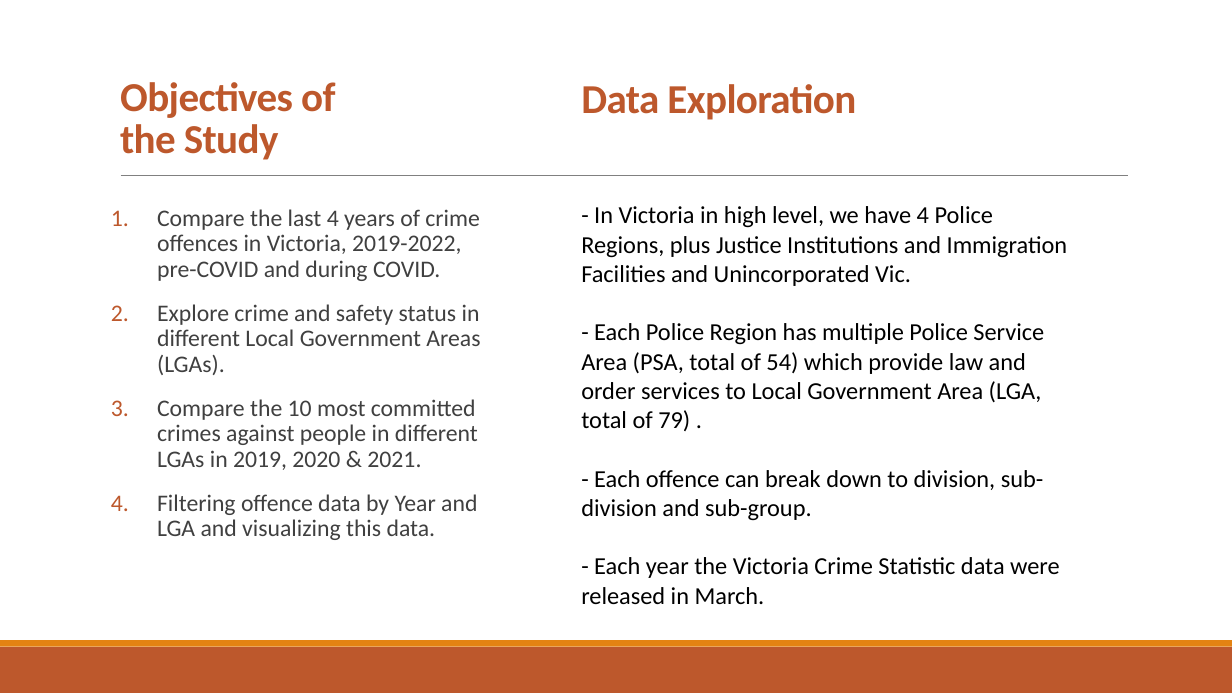
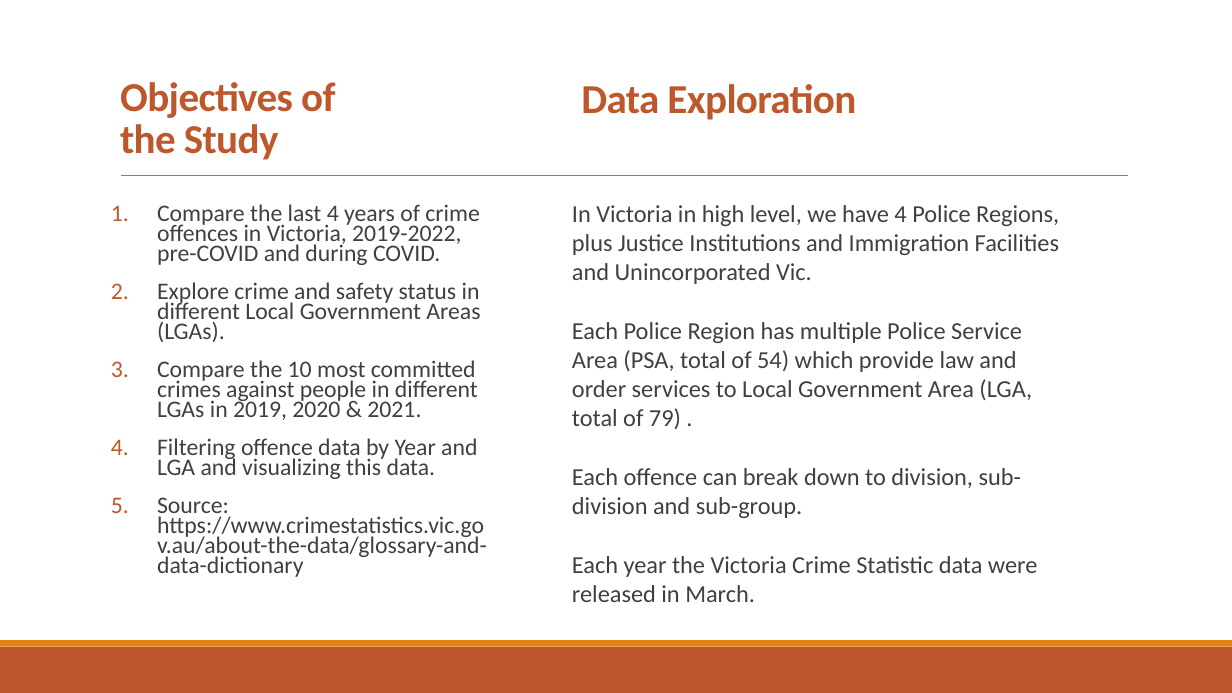
Before and after one commit to PhuongTieuOp/project3, a slide deck: slide 2 of Victoria Crime Data Visualization3.pptx. Drawn at 1232x693 pixels with LibreOffice and Linux fonts; fonts in the diff are those of the drawing. Boxes give left, top, right and bottom in pixels: in the first picture for what was removed or moved away, otherwise in the second. Text is boxed around its words. In the diff, an @@ line names an element or a change of style, - is before the commit and + after.

```diff
--- a/Victoria Crime Data Visualization3.pptx
+++ b/Victoria Crime Data Visualization3.pptx
@@ text at (x1=157, y1=204, x2=480, y2=479): line spacing 0.9 to 0.7 @@
@@ text at (x1=572, y1=205, x2=1059, y2=602): text changed; text colour #000000 to #404040 @@
-- In Victoria in high level, we have 4 Police Regions, plus Justice Institutions and Immigration Facilities and Unincorporated Vic.
-- Each Police Region has multiple Police Service Area (PSA, total of 54) which provide law and order services to Local Government Area (LGA, total of 79) .
-- Each offence can break down to division, sub-division and sub-group.
-- Each year the Victoria Crime Statistic data were released in March.
+In Victoria in high level, we have 4 Police Regions, plus Justice Institutions and Immigration Facilities and Unincorporated Vic.
+Each Police Region has multiple Police Service Area (PSA, total of 54) which provide law and order services to Local Government Area (LGA, total of 79) .
+Each offence can break down to division, sub-division and sub-group.
+Each year the Victoria Crime Statistic data were released in March.
@@ text at (x1=157, y1=497, x2=487, y2=577): paragraph added @@
+5. Source: https://www.crimestatistics.vic.gov.au/about-the-data/glossary-and-data-dictionary
```
Also in this commit, not shown: 1 other slide changed, 2 slides added.
